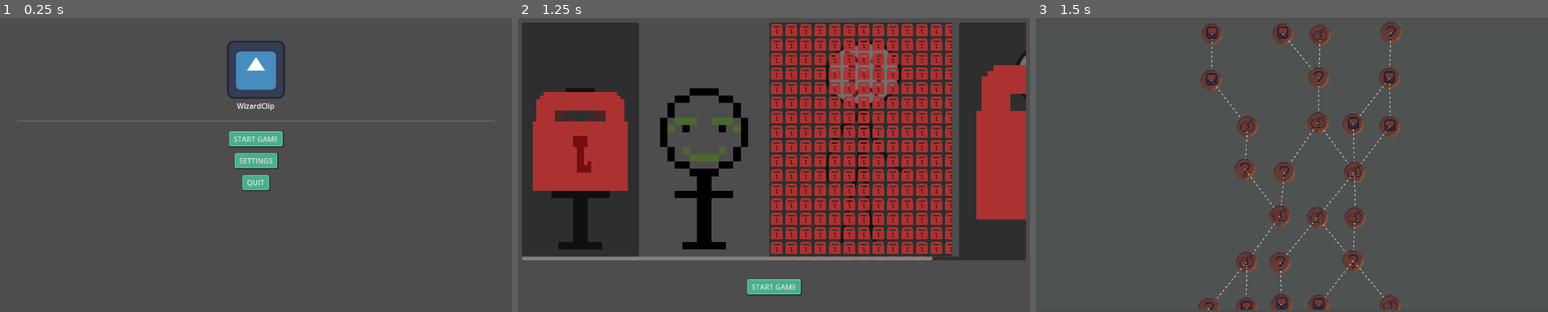
Above: before the commit, frames 1-3 (left to right).
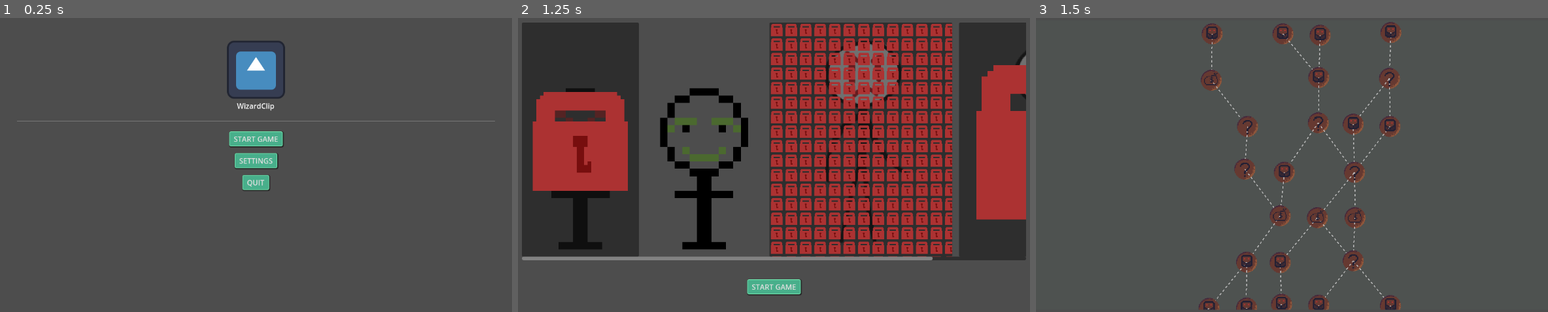
Above: after the commit, the same moments.

Repository: byKrem/WizardClip
Game: Godot game, scene res://Scenes/GameScreens/main_menu.tscn
Same seed, same stepped clock (60 frames per second), same inputs: the game is played once before the commit and once after it. The engine's default icon, where the game draws it, is replaced by a stand-in: a white triangle on a blue panel in a dark square.
Inputs:
- Up to frame 1 (0.25 s): no input
- Up to frame 2 (1.25 s): click "START GAME" at 0.5 s
- Up to frame 3 (1.5 s): click "START GAME" at 1.25 s

Frames 1-2 are identical in both runs. In frame 3, 0.7% of the frame differs, in the area x 32-71%, y 2-100%.

Commit message:
Added weighted room type generation

Diff:
--- a/Scripts/map_generator.gd
+++ b/Scripts/map_generator.gd
@@ -8,6 +8,9 @@
 var pos_offset:int = 10
 var path_count:int = 5
 var map : Array[Array]
+const FIGHT_ROOM_WEIGHT : float = 12.0
+const EVENT_ROOM_WEIGHT : float = 5.0
+const SHOP_ROOM_WEIGHT : float = 2.5
 const MAP_NODE = preload("res://Scenes/UI/map_node.tscn")
 # floor 0: [1, 0, 1, 1, 0]
 # floor 1: [3, 0, 0, 3, 0]
@@ -20,6 +23,13 @@
 # floor 8: [3, 0, 2, 0, 0]
 # floor 9: [0, 0, 4, 0, 0]
 
+var random_room_type_weights = {
+	MapNode.Type.FIGHT: 0.0,
+	MapNode.Type.SHOP: 0.0,
+	MapNode.Type.EVENT: 0.0
+}
+var random_room_type_total_weight : float = 0
+
 func generate_new_map() -> Array[Array]:
 	map = _generate_grid()
 
@@ -31,6 +41,7 @@
 			current_column_id = _create_connection(row_id, current_column_id)
 
 	_set_boss_room()
+	_setup_random_room_weights()
 	_randomize_room_types()
 
 	for i in range(map_height):
@@ -91,6 +102,9 @@
 	return true
 
 func _randomize_room_types() -> void:
+	for node in map[0]:
+		if node.next_nodes.size() > 0:
+			node.type = MapNode.Type.FIGHT
 
 	for node in map[4]:
 		if node.next_nodes.size() > 0:
@@ -99,7 +113,55 @@
 	for row in map:
 		for node : MapNode in row:
 			if node.next_nodes.size() > 0 and node.type == MapNode.Type.NOT_ASSIGNED:
-				node.type = randi_range(1,3)
+				_set_room_randomly(node)
+
+func _set_room_randomly(map_node : MapNode) -> void:
+	var consecutive_shop : bool = true
+	var intended_type
+	while consecutive_shop:
+		intended_type = _get_random_room_type_by_weight()
+
+		var is_shop = intended_type == MapNode.Type.SHOP
+		var is_parent_shop = _has_parent_of_type(map_node, MapNode.Type.SHOP)
+
+		consecutive_shop = is_parent_shop and is_shop
+
+	map_node.type = intended_type
+
+func _has_parent_of_type(map_node : MapNode, target_type : MapNode.Type) -> bool:
+	var parents : Array[MapNode]
+
+	print("map row: %s \n map column %s" % [map_node.row, map_node.column])
+
+	if map_node.column > 0 and map_node.row > 0:
+		var parent : MapNode = map[map_node.row-1][map_node.column-1]
+		if parent.next_nodes.has(map_node):
+			parents.append(parent)
+
+	if map_node.row > 0:
+		var parent : MapNode = map[map_node.row][map_node.column-1]
+		if parent.next_nodes.has(map_node):
+			parents.append(parent)
+
+	if map_node.column < map_width-1 and map_node.row > 0:
+		var parent : MapNode = map[map_node.row+1][map_node.column-1]
+		if parent.next_nodes.has(map_node):
+			parents.append(parent)
+
+	for parent in parents:
+		if parent.type == target_type:
+			return true
+
+	return false
+
+func _get_random_room_type_by_weight() -> MapNode.Type:
+	var roll := randf_range(0.0, random_room_type_total_weight)
+
+	for type: MapNode.Type in random_room_type_weights:
+		if random_room_type_weights[type] > roll:
+			return type
+
+	return MapNode.Type.FIGHT
 
 func _set_boss_room() -> void:
 	var boss_node : MapNode = map[map_height-1][floori(map_width*0.5)]
@@ -111,6 +173,13 @@
 			continue
 		map_node.next_nodes.clear()
 		map_node.next_nodes.append(boss_node)
+
+func _setup_random_room_weights() -> void:
+	random_room_type_weights[MapNode.Type.FIGHT] = FIGHT_ROOM_WEIGHT
+	random_room_type_weights[MapNode.Type.SHOP] = FIGHT_ROOM_WEIGHT + SHOP_ROOM_WEIGHT
+	random_room_type_weights[MapNode.Type.EVENT] = random_room_type_weights[MapNode.Type.SHOP] + EVENT_ROOM_WEIGHT
+
+	random_room_type_total_weight = random_room_type_weights[MapNode.Type.EVENT]
 
 func _generate_grid() -> Array[Array]:
 	var result : Array[Array] = []
